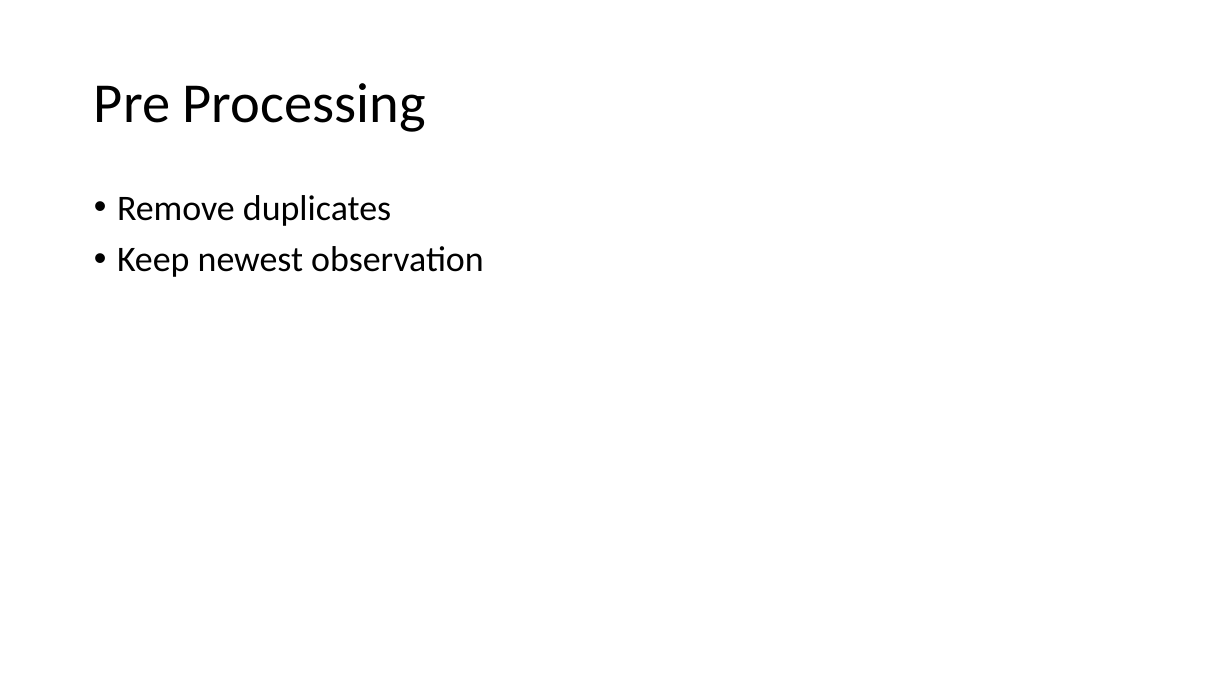
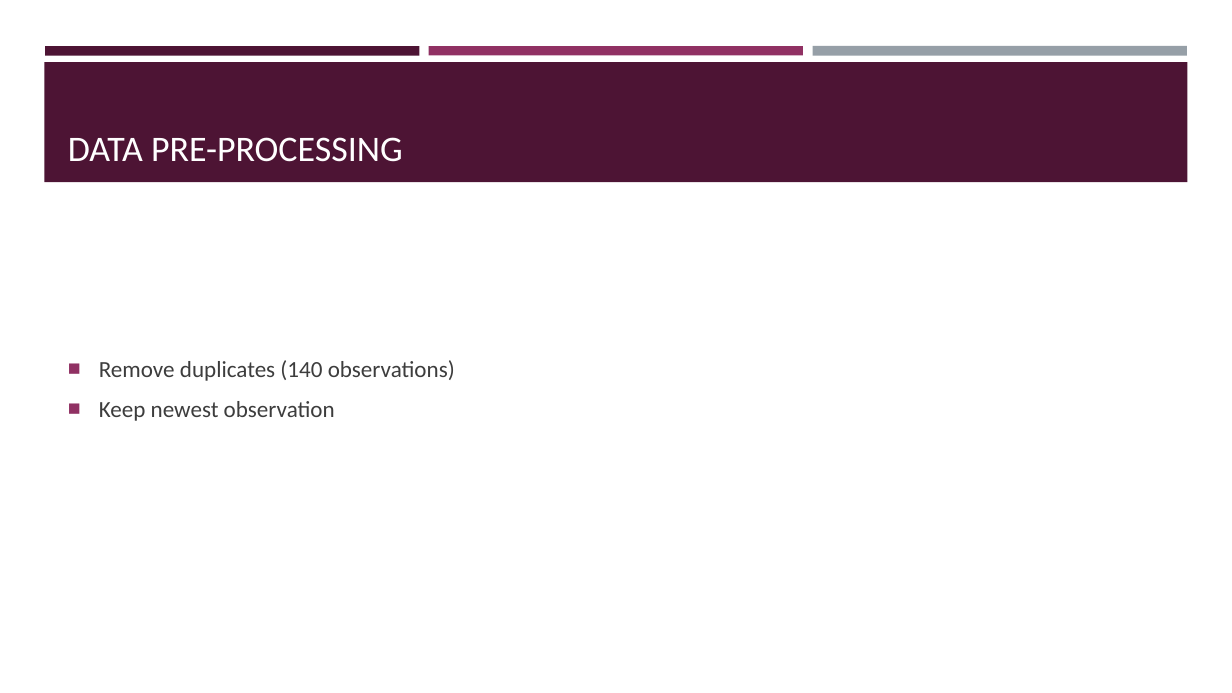
Before and after one commit to AlderCoder/Snow-finches, a slide deck: slide 5 of Final Presentation.pptx (slide 2 before the commit). Drawn at 1232x693 pixels with LibreOffice and Linux fonts; fonts in the diff are those of the drawing. Boxes give left, top, right and bottom in pixels: in the first picture for what was removed or moved away, otherwise in the second. Text is boxed around its words. In the diff, an @@ line names an element or a change of style, - is before the commit and + after.

Commit message:
Final Presentation

```diff
--- a/Final Presentation.pptx
+++ b/Final Presentation.pptx
@@ rectangle added at (45,46,420,55), fill #4D1434 @@
@@ rectangle added at (429,46,803,55), fill #903163 @@
@@ rectangle added at (812,46,1187,56), fill #969FA7 @@
@@ rectangle added at (44,62,1188,182), fill #4D1434 @@
@@ title "DATA PRE-PROCESSING" at (68,137,403,162): vertical alignment middle to bottom @@
@@ title at (68,137,403,162): text changed; size 44 to 28 pt; text colour #000000 to #FFFFFF @@
-Pre Processing
+DATA PRE-PROCESSING
@@ text "Remove duplicates (140 observations)": place and size @@
-text "Remove duplicates (140 observations)" at (117,195,484,277)
+text "Remove duplicates (140 observations)" at (99,360,455,421)
@@ text "Remove duplicates (140 observations)" at (99,360,455,421): vertical alignment top to middle @@
@@ text at (99,360,455,381): text changed; size 28 to 18 pt; text colour #000000 to #3D3D3D @@
-• Remove duplicates
+■ Remove duplicates (140 observations)
@@ text at (99,401,335,421): size 28 to 18 pt, text colour #000000 to #3D3D3D in "Keep newest observation"; bullet • to ■; line spacing 0.9 to 1 @@
```
Also in this commit, not shown: 4 other slides changed, 11 slides added, 5 slides removed, 5 other files.
